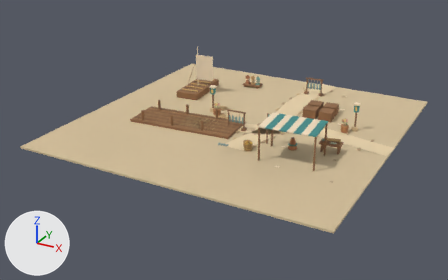
An edit to the glTF model client/public/assets/models/city/city-dock.glb, drawn before and after from the same camera.
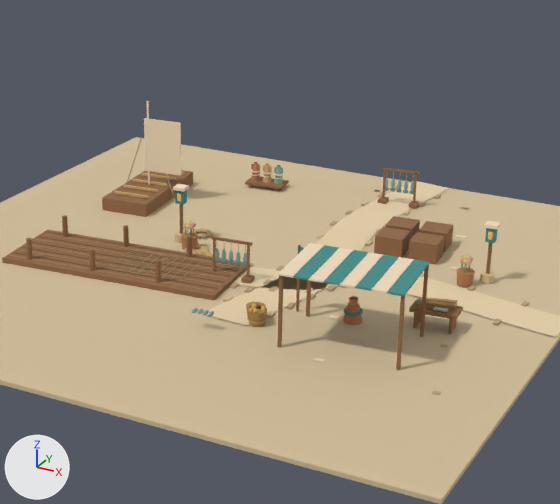
Old and new are each drawn whole from a 50 mm camera at (28.0, -54.9, 24.9) aimed at (-0.8, -2.4, -1.3) and again close up on the part from 29% to 87% of the width and 0% to 83% of the height. Every picture has the same lights, and +X, +Y and +Z are marked at lower left. The last two pictures show the newer version. Where no turn or scale is listed for an object, it has been applied to the vertices. Vertices at exactly the same position are counted once.

The scene before the commit, as lines of its bpy script (objects in view):
```python
me_mesh_0 = bpy.data.meshes.new('Mesh_0')
me_mesh_0.from_pydata(...)  # 7109 vertices, 12627 faces; spans x -16.0..16.1, y -16.0..16.1, z -0.2..5.5
me_mesh_0.materials.append(mat_material_0)
ob_mesh_0 = bpy.data.objects.new('Mesh_0', me_mesh_0)
ob_mesh_0.location = (0.0, 0.0, 0.0)
```
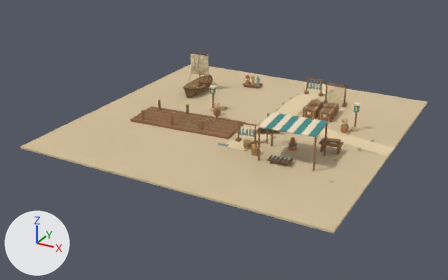
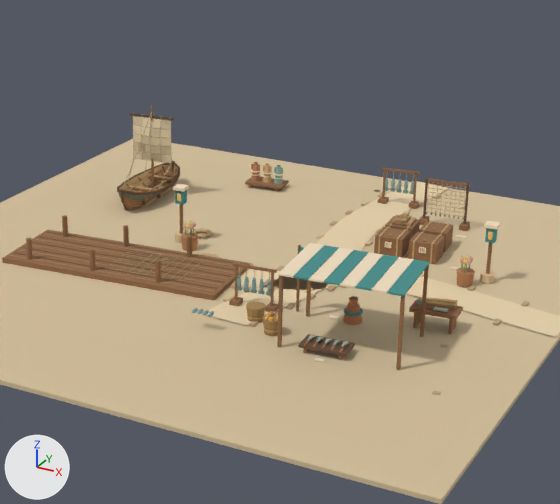
What the commit changed:
me_mesh_0 is used by ob_mesh_0; location (0.0, 0.0, 0.0).
me_mesh_0 had 7109 vertices, 12627 faces and spanned x -16.0..16.1, y -16.0..16.1, z -0.2..5.5.
me_mesh_0 now has 14288 vertices, 25803 faces and spans x -16.0..16.1, y -16.0..16.1, z -0.2..5.2.
me_mesh_0 part 1: the loose piece of 8 vertices spanning x -10.5..-8.4, y 8.7..8.9, z 0.7..0.9 is turned -0 degrees about the z axis through its middle and scaled by 0.757, then moved by (0.1, -0.8, -0.1).
me_mesh_0 part 2: the loose piece of 8 vertices spanning x -10.8..-7.7, y 3.3..9.6, z -0.1..0.7 is scaled about its middle by (0.0398, 0.0343, 0.375), then moved by (-0.8, 1.5, 0.1).
me_mesh_0 part 3: the loose piece of 8 vertices spanning x -10.2..-8.1, y 5.2..5.5, z 0.7..0.9 is moved by (0.0, 0.5, -0.1).
me_mesh_0 part 4: the loose piece of 8 vertices spanning x -9.3..-9.2, y 6.4..6.5, z 0.5..5.5 is scaled about its middle by (1.21, 2.39, 0.06), then moved by (-0.8, -0.6, -2.6).
me_mesh_0 part 5: the loose piece of 8 vertices spanning x -10.1..-8.0, y 4.1..4.4, z 0.7..0.9 is turned 0 degrees about the z axis through its middle and scaled by 0.732, then moved by (0.0, 0.3, -0.1).
me_mesh_0 part 6: 55 loose pieces with 1500 vertices, spanning x -10.8..4.3, y -6.5..7.8, z 0.0..4.5, are deleted.
me_mesh_0 part 7: 5799 vertices added at x -10.6..-7.9, y 3.2..9.6, z -0.2..5.2.
me_mesh_0 part 8: 318 vertices moved within x -2.5..-0.4, y -2.0..0.1, z 0.0..0.2; 377 vertices removed from x -2.9..4.3, y -6.5..0.2, z 0.0..2.0; 2129 vertices added at x -2.6..8.8, y -7.9..0.1, z 0.0..2.0.
me_mesh_0 part 9: 976 vertices added at x 5.1..8.2, y 4.2..10.4, z 0.0..2.5.
Other edits to the shape of me_mesh_0 do not show in these pictures.

Where the change shows, as pixel boxes (x1, y1, x2, y2) in the close-ups (560 x 504 px; the box of a moved part takes in the faces that stretch with it):
'Mesh_0', reshaped: before (0, 101, 560, 504); after (0, 105, 560, 504)
part 1 of me_mesh_0, moved or reshaped (not visible before): after (148, 174, 174, 180)
part 2 of me_mesh_0, moved or reshaped (not visible afterwards): before (102, 170, 193, 217)
part 3 of me_mesh_0, moved or reshaped: before (123, 185, 158, 192); after (128, 185, 158, 191)
part 4 of me_mesh_0, moved or reshaped (not visible afterwards): before (146, 101, 150, 185)
part 5 of me_mesh_0, moved or reshaped (not visible afterwards): before (113, 191, 149, 198)
part 6 of me_mesh_0, deleted: before (127, 118, 266, 326)
part 7 of me_mesh_0, added (beige): after (117, 105, 180, 211)
part 8 of me_mesh_0, built on: before (192, 237, 267, 327); after (197, 253, 355, 360)
part 9 of me_mesh_0, added (brown): after (378, 178, 470, 264)
